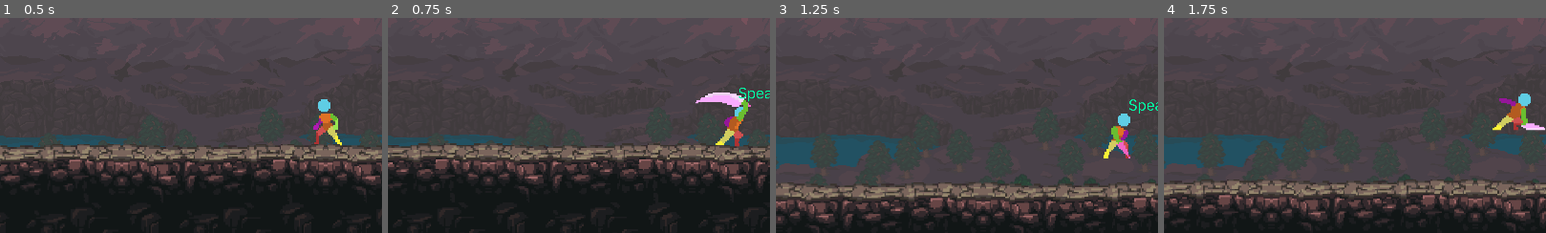
Above: before the commit, frames 1-4 (left to right).
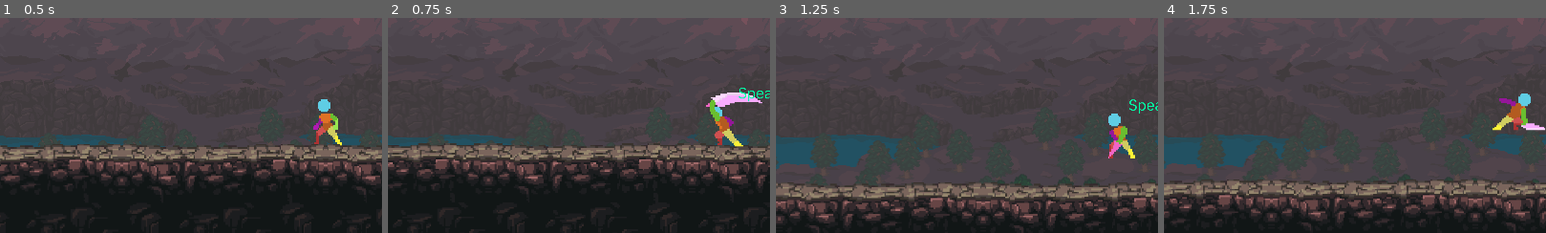
Above: after the commit, the same moments.

Repository: breydenlandberg/blight
Game: Godot game, scene res://levels/level1/level1.tscn
Same seed, same stepped clock (60 frames per second), same inputs: the game is played once before the commit and once after it.
Inputs:
- Up to frame 1 (0.5 s): no input
- Up to frame 2 (0.75 s): hold D (move_right) from 0.53 s (still down); hold F (attack_basic) from 0.53 s (still down)
- Up to frame 3 (1.25 s): keep holding D (move_right); keep holding F (attack_basic); tap Space (jump) at 0.77 s
- Up to frame 4 (1.75 s): keep holding D (move_right); release F (attack_basic) at 1.28 s; tap F (attack_basic) at 1.35 s; tap Space (jump) at 1.52 s
The pictures show only the part of the screen within x 7-57%, y 50-100%; the shares and areas given below are measured in that part.

Frame 1 is identical in both runs. In frame 2, 1.6% of the frame differs, in the area x 80-98%, y 34-60%; in frame 3, 0.9%; in frame 4, nothing differs.

Commit message:
Finish basic attack hitbox animations

Diff:
--- a/player/player.gd
+++ b/player/player.gd
@@ -6,6 +6,7 @@
 
 # var
 var direction: float
+var is_attacking := false
 
 # @onready var
 @onready var all_interactions = []
@@ -49,10 +50,11 @@
 		execute_interaction()
 
 func handleSpriteFlip(direction: float):
-	if direction > 0:
-		sprite.flip_h = false
-	elif direction < 0:
-		sprite.flip_h = true
+	if not is_attacking:
+		if direction > 0:
+			sprite.flip_h = false
+		elif direction < 0:
+			sprite.flip_h = true
 
 # SignalBus
 func computerSays(message: String):
--- a/player/state_machine/states/ground.gd
+++ b/player/state_machine/states/ground.gd
@@ -25,6 +25,9 @@
 			SignalBus._computer_says.emit('attack_basic')
 
 func state_physics_process(delta):
+	if attack_animation.current_animation != 'attack_basic' and attack_animation.current_animation != 'attack_basic_flip_h':
+		entity.is_attacking = false
+
 	if entity.is_on_floor():
 		if playerCanPlayDefaultAnim():
 			if entity.velocity.length() > 0:
@@ -38,6 +41,7 @@
 #
 # Ground state specific functions
 func attack(attack_type: String):
+	entity.is_attacking = true
 	animation.play(attack_type)
 
 	if sprite.flip_h:
